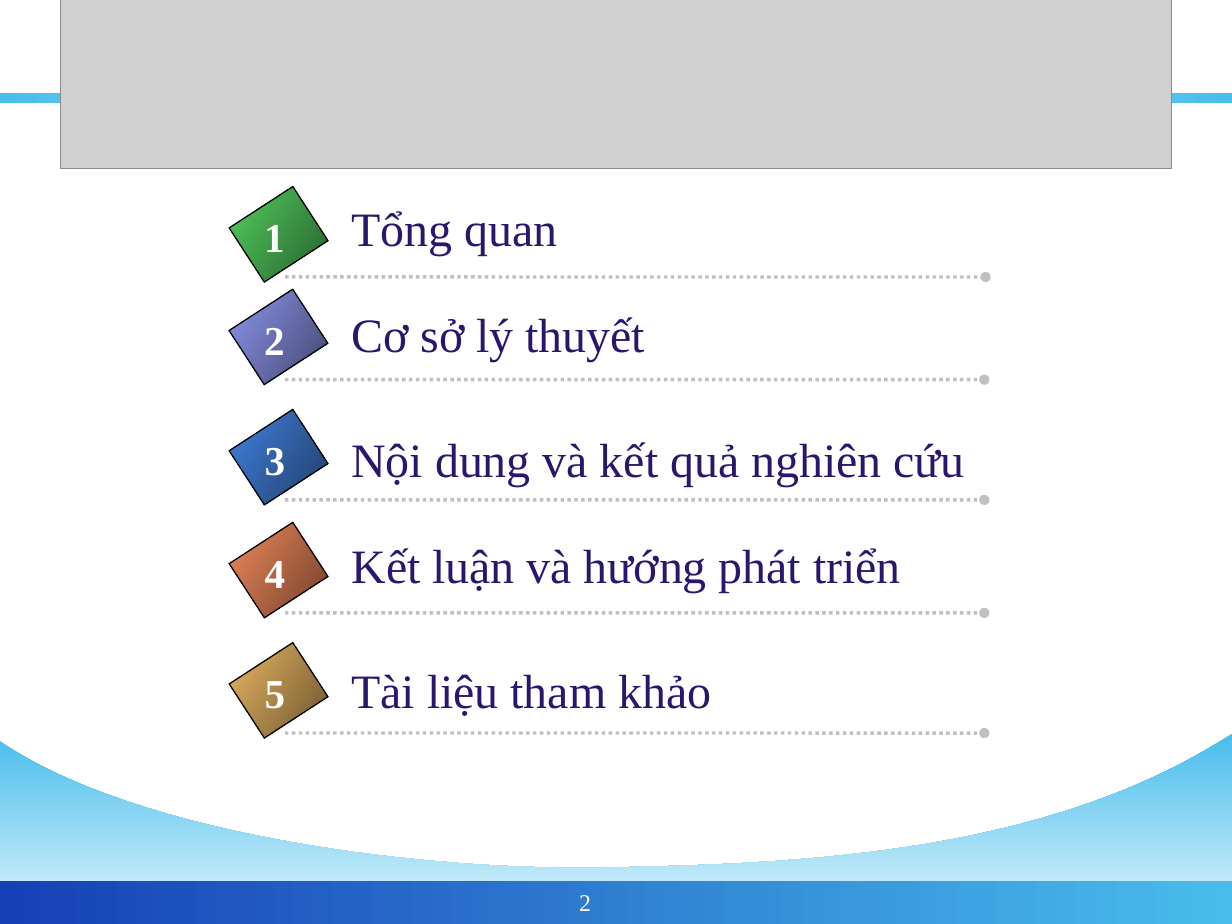
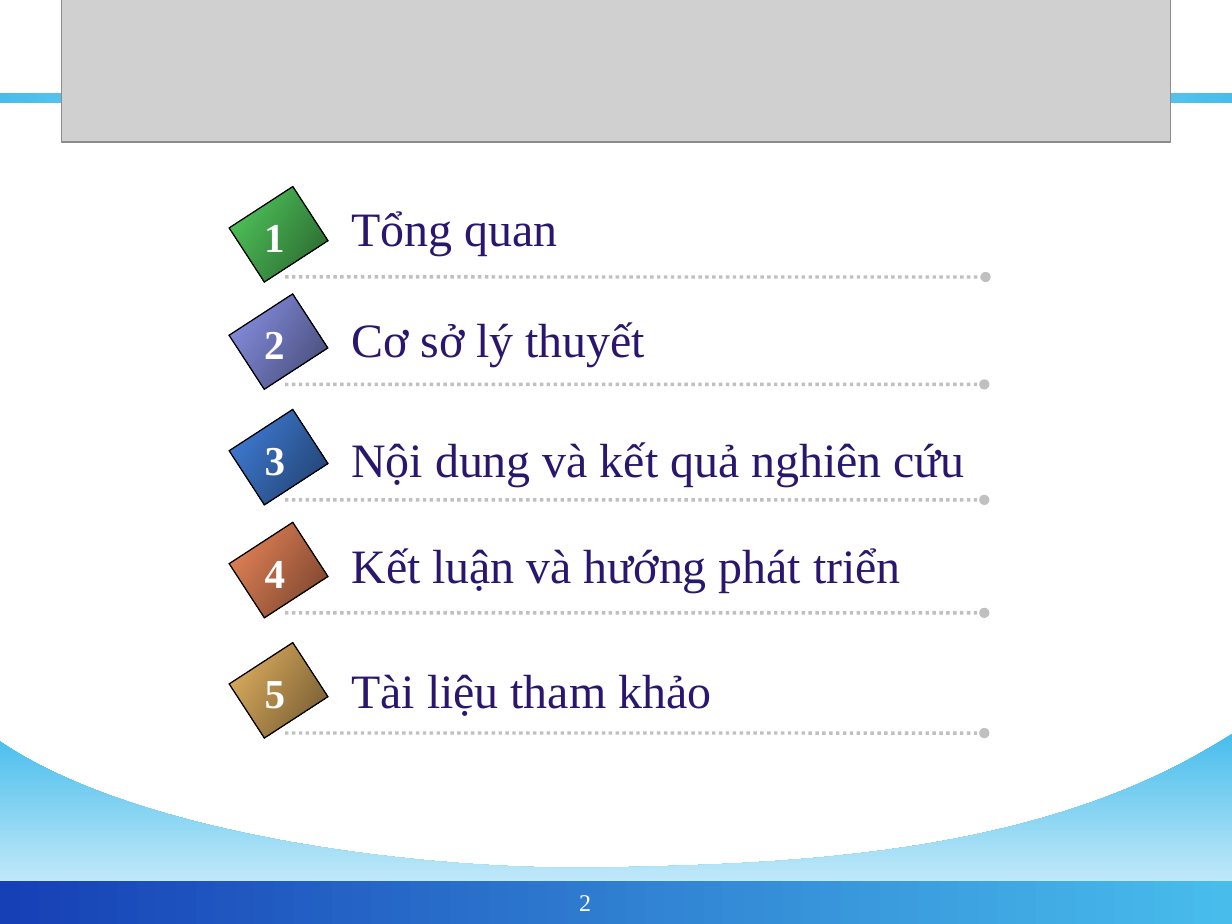
Before and after one commit to phamngsinh/cantho-webgis, a slide deck: slide 2 of Document/Bao Cao/BaoCaoLuanVan2.ppt. Drawn at 1232x924 pixels with LibreOffice and Linux fonts; fonts in the diff are those of the drawing; grey boxes stand for pictures; background and template pictures are left out. Boxes give left, top, right and bottom in pixels: in the first picture for what was removed or moved away, otherwise in the second. Text is boxed around its words. In the diff, an @@ line names an element or a change of style, - is before the commit and + after.

```diff
--- a/Document/Bao Cao/BaoCaoLuanVan2.ppt
+++ b/Document/Bao Cao/BaoCaoLuanVan2.ppt
@@ picture: place and size @@
-picture at <box>60,0,1170,169</box>
+picture at <box>62,0,1170,142</box>
@@ 2 texts, 1 arrow, 1 rectangle: place and size @@
-2 texts, 1 arrow, 1 rectangle at <box>229,290,984,385</box>
+2 texts, 1 arrow, 1 rectangle at <box>229,295,984,390</box>
```
Also in this commit, not shown: 26 other slides changed, 2 slides added.
